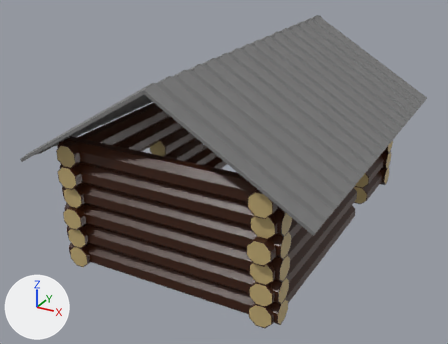
The Blender file Assets/Meshes/LogCabinWithRoof.blend, before and after one commit.
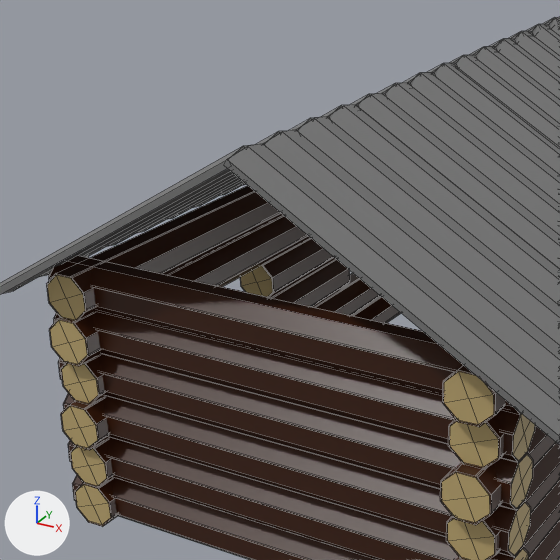
There are two pictures of each version: one whole from a 50 mm lens placed at (79.4, -119.7, 67.5), pointed at (17.2, -6.5, 10.9), one close up on the part from 8% to 68% of the width and 4% to 82% of the height. Lighting does not change. The marker at lower left points along +X, +Y and +Z. The close-ups show mesh edges as thin lines.
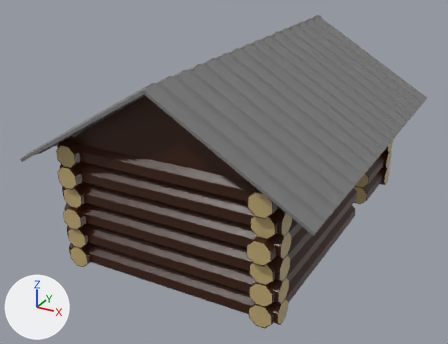
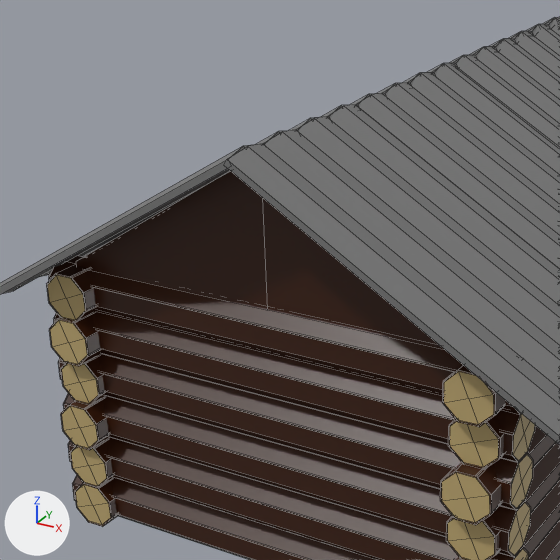
Edits to the bpy script that builds the scene:
```text
Change me_cube:
    used by ob_cube; location = (0.0, 0.0, 0.0)
    remove me_cube.from_pydata(...)  # 1988 vertices, 1899 faces; spans x -9.8..51.9, y -40.6..39.6, z -2.3..39.7
    add me_cube.from_pydata(...)  # 2012 vertices, 1919 faces; spans x -9.8..51.9, y -40.6..39.6, z -2.3..39.7
    me_cube part 1
    1 vertex moves from x 2.3, y -40.1, z 8.1 to x 2.3, y -38.1, z 8.1
    12 vertices are added at x -2.1..44.5, y -35.5..32.6, z 24.5..38.5
    12 new vertices lie (0.0, 2.0, 0.0) away from vertices in x -2.1..44.5, y -35.5..32.6, z 24.5..38.5
    20 new faces join them, mat_bark (brown #3b1a06)
```

Pixel boxes (x1, y1, x2, y2) of what changed, in the close-ups (560 x 560 px):
part 1 of me_cube, built on: before (85, 433, 110, 450); after (76, 171, 442, 442)
